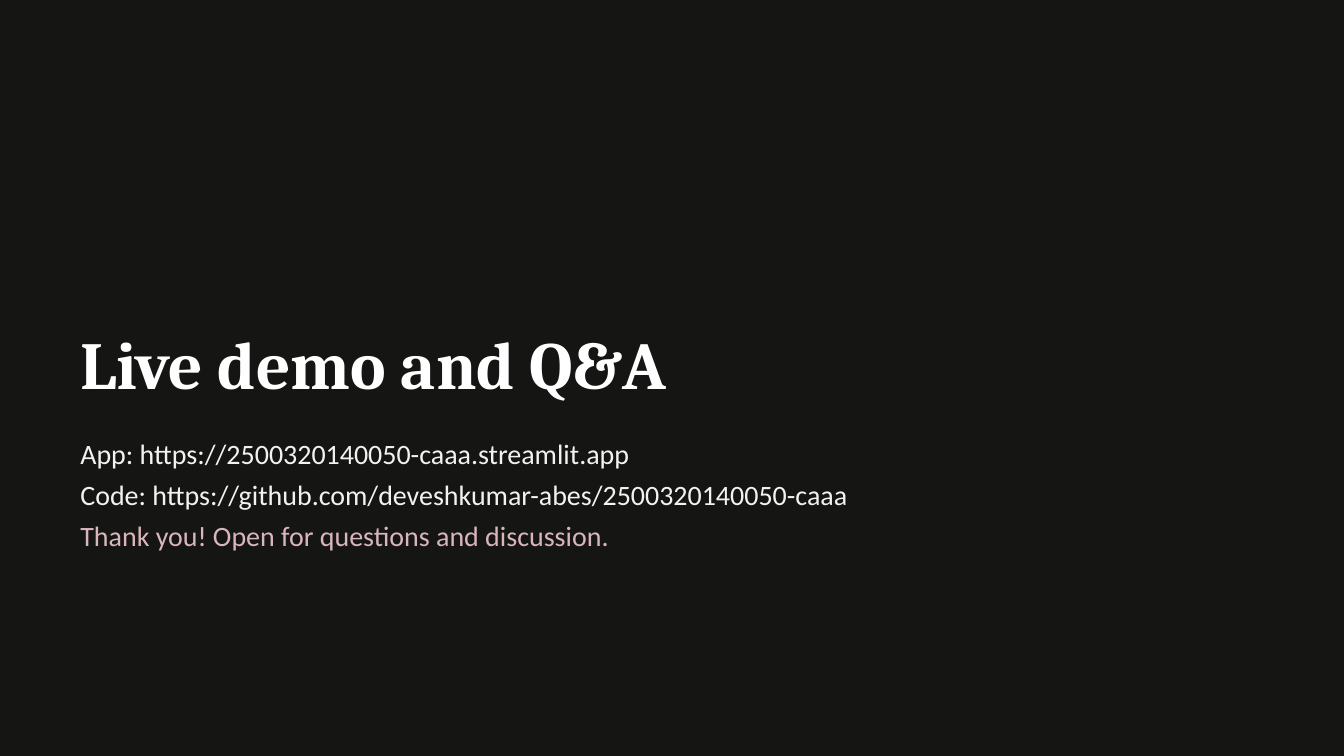
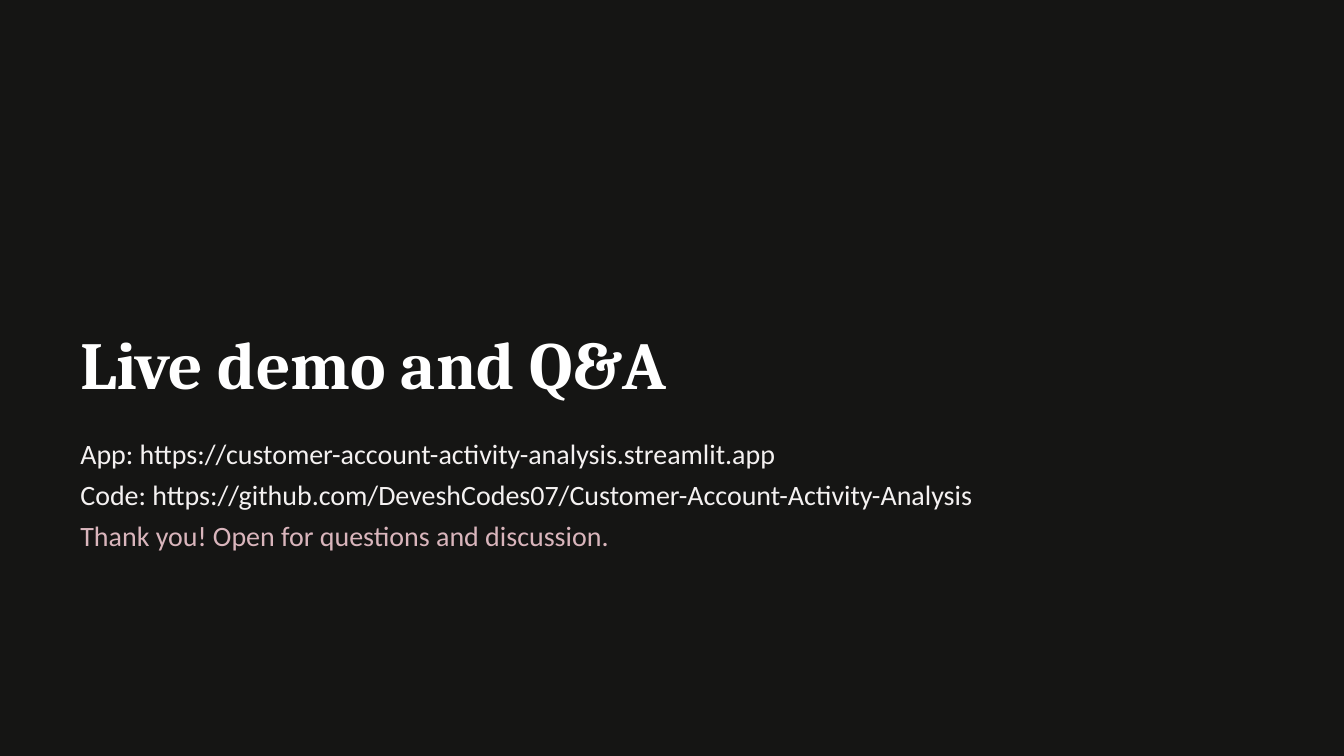
Before and after one commit to DeveshCodes07/Customer-Account-Activity-Analysis, a slide deck: slide 11 of docs/18_CAAA_Presentation.pptx. Drawn at 1344x756 pixels with LibreOffice and Linux fonts; fonts in the diff are those of the drawing. Boxes give left, top, right and bottom in pixels: in the first picture for what was removed or moved away, otherwise in the second. Text is boxed around its words. In the diff, an @@ line names an element or a change of style, - is before the commit and + after.

```diff
--- a/docs/18_CAAA_Presentation.pptx
+++ b/docs/18_CAAA_Presentation.pptx
@@ text at bbox=[80, 444, 972, 510]: text changed @@
-App: https://2500320140050-caaa.streamlit.app
-Code: https://github.com/deveshkumar-abes/2500320140050-caaa
+App: https://customer-account-activity-analysis.streamlit.app
+Code: https://github.com/DeveshCodes07/Customer-Account-Activity-Analysis
```
Also in this commit, not shown: 10 other slides changed, 59 other files.
